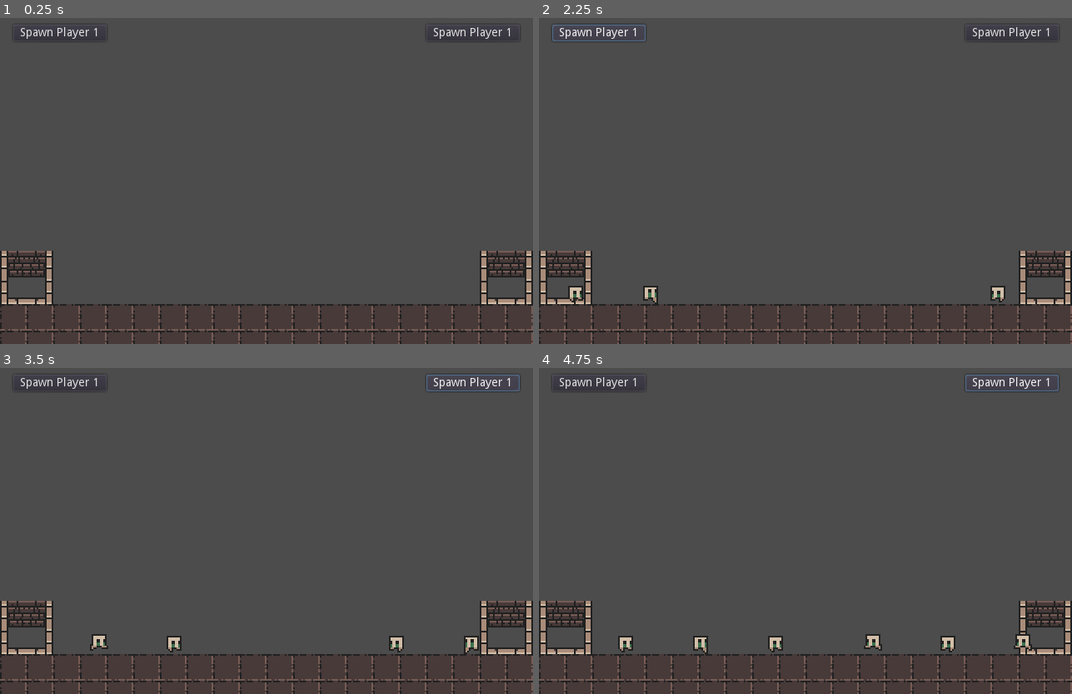
Above: before the commit, frames 1-4 (two rows, left to right).
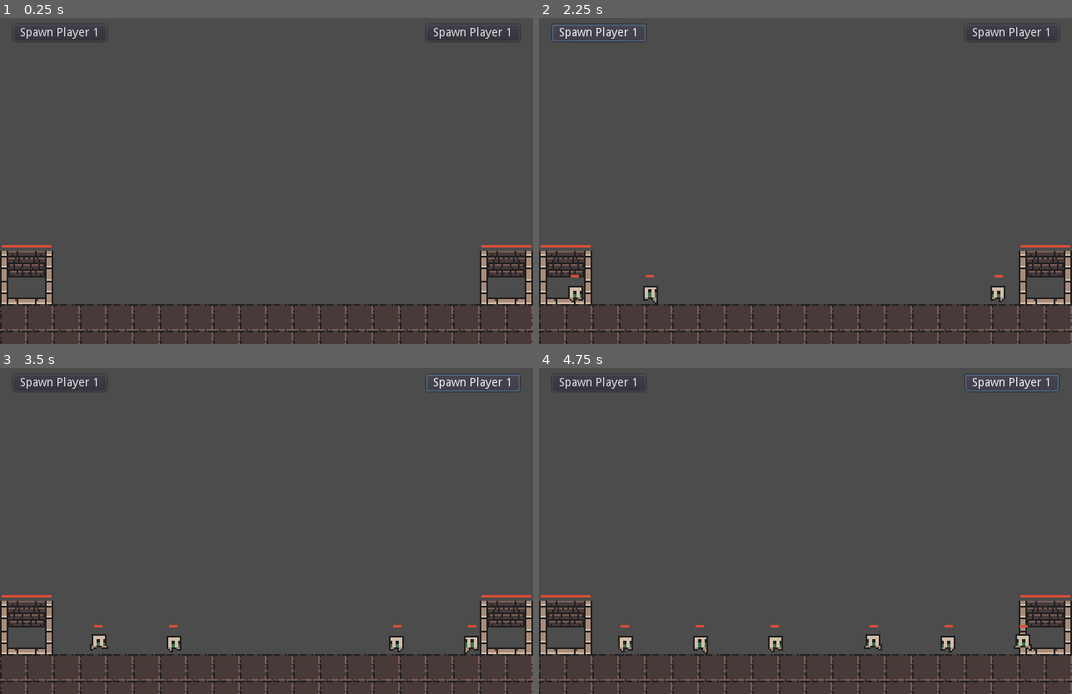
Above: after the commit, the same moments.

Repository: GaidamakUA/GodotExperiments
Game: Godot game, scene res://GameScreen.tscn
The game is run twice, just before and just after one commit, with the same random seed, the same clock (stepped at 60 frames per second) and the same inputs.
Inputs:
- Up to frame 1 (0.25 s): no input
- Up to frame 2 (2.25 s): click "Spawn Player 1" at 0.5 s; click "Spawn Player 1" at 1.25 s; click "Spawn Player 1" at 2 s
- Up to frame 3 (3.5 s): click "Spawn Player 1" at 2.75 s
- Up to frame 4 (4.75 s): click "Spawn Player 1" at 3.5 s; click "Spawn Player 1" at 4.25 s

The runs differ from the first frame. In frame 1, 0.1% of the frame differs, in the area x 0-100%, y 69-71%; in frame 2, 0.2%; in frame 3, 0.2%; in frame 4, 0.2%, in the area x 0-100%, y 69-80%.

Commit message:
Implemented hp bar.

Diff:
--- a/age_of_war_clone/Base.gd
+++ b/age_of_war_clone/Base.gd
@@ -17,3 +17,8 @@
 	instance.player_number = player_number
 	(get_parent() as Node2D).add_child(instance)
 	instance.global_position = $SpawningPoint.global_position
+
+func _on_Hp_hp_changed(hp: int):
+	var scale: float = hp as float / $Hp.max_hp * 6
+	print("scale: ", scale)
+	$HpBar.scale = Vector2(scale, 1)
--- a/age_of_war_clone/Base.tscn
+++ b/age_of_war_clone/Base.tscn
@@ -37,6 +37,14 @@
 
 [node name="SpawningPoint" type="Position2D" parent="."]
 position = Vector2( 0, 16 )
+
+[node name="HpBar" type="Sprite" parent="."]
+position = Vector2( 0, -38 )
+scale = Vector2( 6, 1 )
+texture = ExtResource( 2 )
+region_enabled = true
+region_rect = Rect2( 19, 197, 10, 3 )
 [connection signal="died" from="Hp" to="." method="_on_Hp_died"]
+[connection signal="hp_changed" from="Hp" to="." method="_on_Hp_hp_changed"]
 [connection signal="body_entered" from="SpawningArea" to="SpawningArea" method="_on_SpawningArea_body_entered"]
 [connection signal="body_exited" from="SpawningArea" to="SpawningArea" method="_on_SpawningArea_body_exited"]
--- a/age_of_war_clone/Hp.gd
+++ b/age_of_war_clone/Hp.gd
@@ -2,11 +2,14 @@
 class_name Hp
 
 signal died
+signal hp_changed
 
-export var hp := 10
+export var max_hp := 10
+var hp := max_hp
 
 func damage(damage: int) -> void:
 	hp -= damage
 	print(self, " hp left: ", hp)
+	emit_signal("hp_changed", hp)
 	if hp == 0:
 		emit_signal("died")
--- a/age_of_war_clone/OneByOneMob.gd
+++ b/age_of_war_clone/OneByOneMob.gd
@@ -38,13 +38,11 @@
 		var colliding_enemy_base = collider.get_collision_layer_bit(collision_bit_enemy_base)
 		var colliding_ally = collider.get_collision_layer_bit(collision_bit_ally)
 		if colliding_enemy || colliding_enemy_base:
-			print("travel red: ", collision_info.travel)
 			$Sprite.modulate = Color.red
 			if not $AnimationPlayer.current_animation == "Attack":
 				$AnimationPlayer.play("Attack")
 				enemy_hp = collider.find_node("Hp")
 		elif colliding_ally:
-			print("travel green: ", collision_info.travel)
 			$Sprite.modulate = Color.green
 			if $AnimationPlayer.is_playing():
 				$AnimationPlayer.stop()
@@ -59,3 +57,8 @@
 
 func _on_Hp_died():
 	queue_free()
+
+func _on_Hp_hp_changed(hp: int):
+	var scale: float = hp as float / $Hp.max_hp
+	print("scale: ", scale)
+	$HpBar.scale = Vector2(scale, 1)
--- a/age_of_war_clone/OneByOneMob.tscn
+++ b/age_of_war_clone/OneByOneMob.tscn
@@ -93,4 +93,11 @@
 
 [node name="Hp" type="Node" parent="."]
 script = ExtResource( 3 )
+
+[node name="HpBar" type="Sprite" parent="."]
+position = Vector2( 0, -18 )
+texture = ExtResource( 2 )
+region_enabled = true
+region_rect = Rect2( 19, 197, 10, 3 )
 [connection signal="died" from="Hp" to="." method="_on_Hp_died"]
+[connection signal="hp_changed" from="Hp" to="." method="_on_Hp_hp_changed"]
